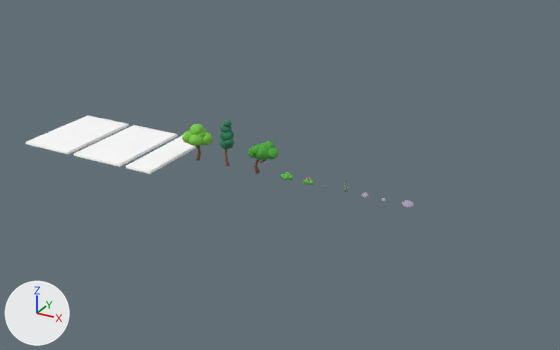
The Blender file source_art/environment/nature.blend, before and after one commit.
The view is the same before and after, from a 50 mm lens placed at (81.3, -79.3, 40.0), pointed at (38.4, -1.4, 1.0). The lights are fixed; the arrows at lower left show +X, +Y and +Z. The picture after the commit comes second.

The first picture shows 'Ground_Tile_A_Surface', 'Ground_Tile_B_Surface', 'Ground_Tile_Path_Surface', 'Tree_A_Crown', 'Tree_C_Crown' and 7 more.
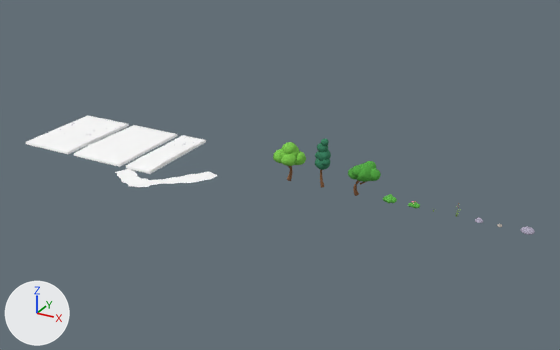
Not drawn themselves, but carrying or shaping drawn objects: ob_tree_a, ob_tree_b, ob_tree_c, ob_bush_round, ob_bush_flower, ob_rock_a, ob_rock_c.

Changed parts and their boxes [x1, y1, x2, y2] in the pictures (560 x 350 px):
'Tree_A_Crown', moved
    before: [182, 124, 213, 146]
    after: [273, 142, 306, 166]
'Tree_C_Crown', moved
    before: [248, 141, 278, 160]
    after: [348, 161, 381, 182]
'Tree_B_Crown', moved
    before: [219, 120, 234, 149]
    after: [315, 139, 331, 170]
'Bank_Path_Dirt', added
    after: [115, 169, 217, 185]
'Rock_C_Stone', moved
    before: [401, 200, 414, 208]
    after: [521, 226, 535, 235]
'Bush_Round_Leaves', moved
    before: [281, 172, 293, 180]
    after: [383, 194, 397, 203]
'Bank_Path_Mud', added
    after: [129, 178, 151, 187]
'Tree_C_Trunk', moved
    before: [254, 159, 265, 174]
    after: [353, 180, 367, 196]
'Bush_Flower_Leaves', moved
    before: [303, 179, 314, 185]
    after: [408, 202, 420, 208]
'Tree_A_Trunk', moved
    before: [196, 146, 201, 161]
    after: [287, 166, 292, 181]
'Tree_B_Trunk', moved
    before: [225, 149, 230, 166]
    after: [320, 169, 325, 188]
'Rock_A_Stone', moved
    before: [362, 192, 369, 198]
    after: [475, 217, 483, 223]

Patch to the scene script:
```diff
--- a/source_art/environment/nature.blend.py
+++ b/source_art/environment/nature.blend.py
@@ me_bank_path_mud @@
+me_bank_path_mud.from_pydata(...)  # 29 vertices, 28 faces; spans x -7.34..-4.45, y -11.39..-8.48, z 0.0
+me_bank_path_mud.materials.append(mat_mat_env_ground)  # white #ffffff
@@ me_bank_path_dirt @@
+me_bank_path_dirt.from_pydata(...)  # 350 vertices, 276 faces; spans x -11.03..1.32, y -11.1..-2.78, z 0.0
+me_bank_path_dirt.polygons.foreach_set('use_smooth', [True] * 276)
+me_bank_path_dirt.materials.append(mat_mat_env_ground)  # white #ffffff
@@ ob_tree_a @@
 ob_tree_a = bpy.data.objects.new('Tree_A', None)
-ob_tree_a.location = (25.08, 0.0, 0.0)
+ob_tree_a.location = (38.93, 0.0, 0.0)
@@ ob_tree_b @@
 ob_tree_b = bpy.data.objects.new('Tree_B', None)
-ob_tree_b.location = (29.82, 0.0, 0.0)
+ob_tree_b.location = (43.67, 0.0, 0.0)
@@ ob_tree_c @@
 ob_tree_c = bpy.data.objects.new('Tree_C', None)
-ob_tree_c.location = (34.41, 0.0, 0.0)
+ob_tree_c.location = (48.26, 0.0, 0.0)
@@ ob_bush_round @@
 ob_bush_round = bpy.data.objects.new('Bush_Round', None)
-ob_bush_round.location = (38.67, 0.0, 0.0)
+ob_bush_round.location = (52.52, 0.0, 0.0)
@@ ob_bush_flower @@
 ob_bush_flower = bpy.data.objects.new('Bush_Flower', None)
-ob_bush_flower.location = (41.7, 0.0, 0.0)
+ob_bush_flower.location = (55.56, 0.0, 0.0)
@@ ob_rock_a @@
 ob_rock_a = bpy.data.objects.new('Rock_A', None)
-ob_rock_a.location = (49.42, 0.0, 0.0)
+ob_rock_a.location = (63.28, 0.0, 0.0)
@@ ob_rock_c @@
 ob_rock_c = bpy.data.objects.new('Rock_C', None)
-ob_rock_c.location = (54.74, 0.0, 0.0)
+ob_rock_c.location = (68.59, 0.0, 0.0)
@@ ob_bank_path_mud @@
+ob_bank_path_mud = bpy.data.objects.new('Bank_Path_Mud', me_bank_path_mud)
+ob_bank_path_mud.parent = ob_bank_path
+ob_bank_path_mud.location = (0.0, 0.0, 0.0)
@@ ob_bank_path @@
+ob_bank_path = bpy.data.objects.new('Bank_Path', None)
+ob_bank_path.location = (29.18, 0.0, 0.0)
@@ ob_bank_path_dirt @@
+ob_bank_path_dirt = bpy.data.objects.new('Bank_Path_Dirt', me_bank_path_dirt)
+ob_bank_path_dirt.parent = ob_bank_path
+ob_bank_path_dirt.location = (0.0, 0.0, 0.0)
```
